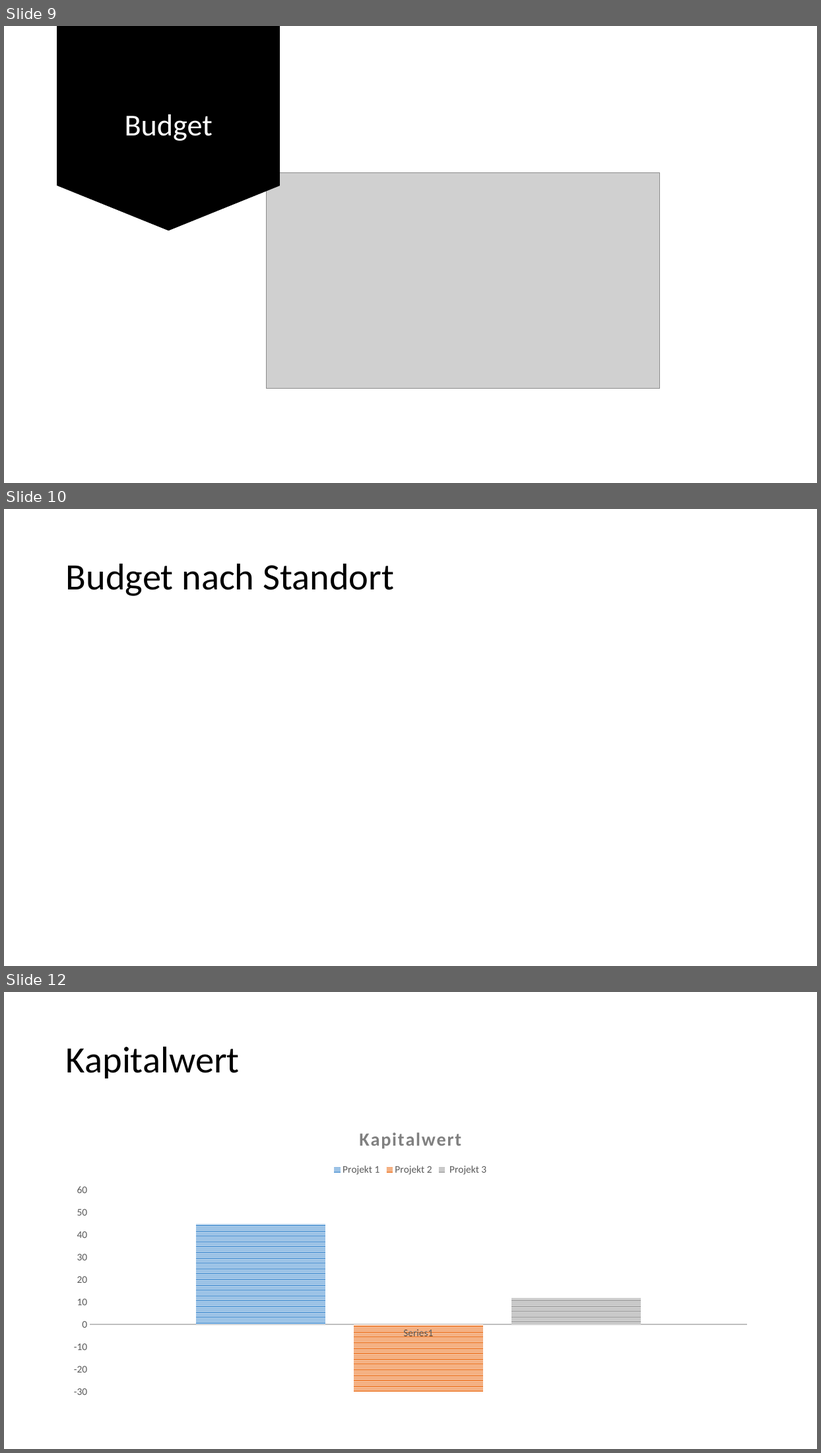
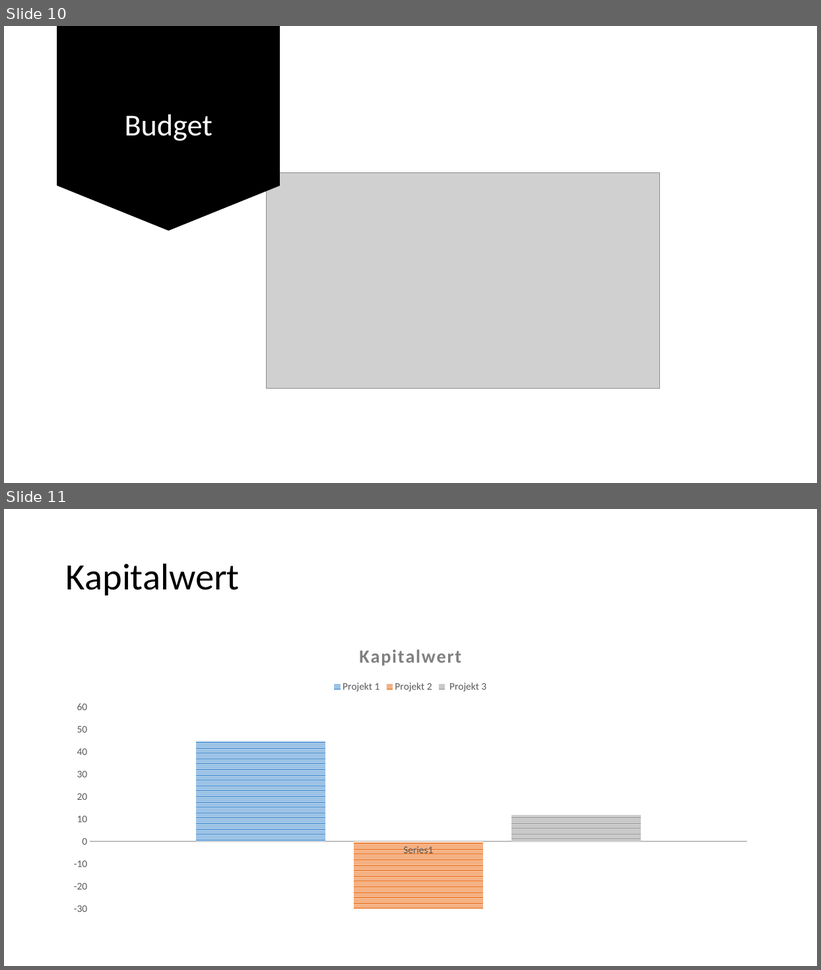
Before and after one commit to Masterarth/PM, a slide deck: documents/projectmanagement/3_Planung/Statistik_Diagramme.pptx. Shown one above the other, each under a label of ours: slides 9, 10 and 12 before the commit, slides 10 and 11 after it; the slides between them are not shown. The pictures are 821x1453 and 821x970 pixels, drawn with LibreOffice and Linux fonts; fonts in the diff are those of the drawing; grey boxes stand for pictures. Boxes give left, top, right and bottom in pixels: in the first picture for what was removed or moved away, otherwise in the second. Text is boxed around its words. In the diff, an @@ line names an element or a change of style, - is before the commit and + after.

```diff
--- a/documents/projectmanagement/3_Planung/Statistik_Diagramme.pptx
+++ b/documents/projectmanagement/3_Planung/Statistik_Diagramme.pptx
@@ slide 10 removed at (4,509,817,966), background #FFFFFF @@
@@ title removed at (66,563,394,596) @@
-Budget nach Standort
@@ what was slide 9 is now slide 10 @@
@@ what was slide 12 is now slide 11 @@
```
Also in this commit, not shown: 2 slides changed, 2 slides added, 1 other slide removed.
